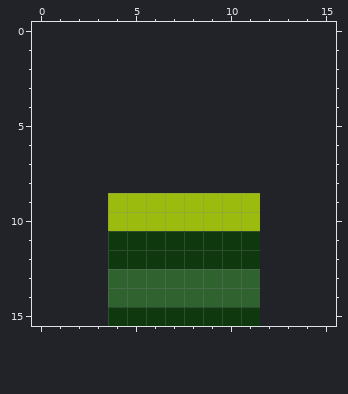
Pixel-art file: test_img.aseprite. That is the earlier state.
8x8 pixels, 1 frame. The old version is drawn lined up with the new one, on the new canvas.
Once edited:
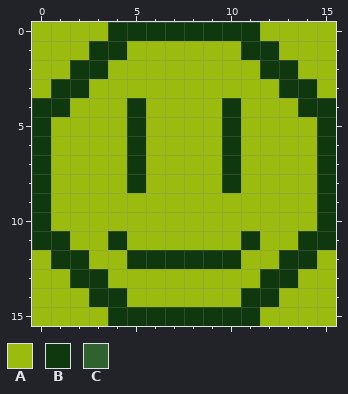
Palette (. is transparent): A #9bbc0f  B #0f380f  C #306230
Change:
canvas 8x8 -> 16x16, the old top-left corner now at 4,9 (the part of the old canvas that was cut away was empty and is not shown)
@@ x 0..15 @@
- 0 ................
- 1 ................
- 2 ................
- 3 ................
- 4 ................
- 5 ................
- 6 ................
- 7 ................
- 8 ................
- 9 ....AAAAAAAA....
-10 ....AAAAAAAA....
-11 ....BBBBBBBB....
-12 ....BBBBBBBB....
-13 ....CCCCCCCC....
-14 ....CCCCCCCC....
-15 ....BBBBBBBB....
+ 0 AAAABBBBBBBBAAAA
+ 1 AAABBAAAAAABBAAA
+ 2 AABBAAAAAAAABBAA
+ 3 ABBAAAAAAAAAABBA
+ 4 BBAAABAAAABAAABB
+ 5 BAAAABAAAABAAAAB
+ 6 BAAAABAAAABAAAAB
+ 7 BAAAABAAAABAAAAB
+ 8 BAAAABAAAABAAAAB
+ 9 BAAAAAAAAAAAAAAB
+10 BAAAAAAAAAAAAAAB
+11 BBAABAAAAAABAABB
+12 ABBAABBBBBBAABBA
+13 AABBAAAAAAAABBAA
+14 AAABBAAAAAABBAAA
+15 AAAABBBBBBBBAAAA
